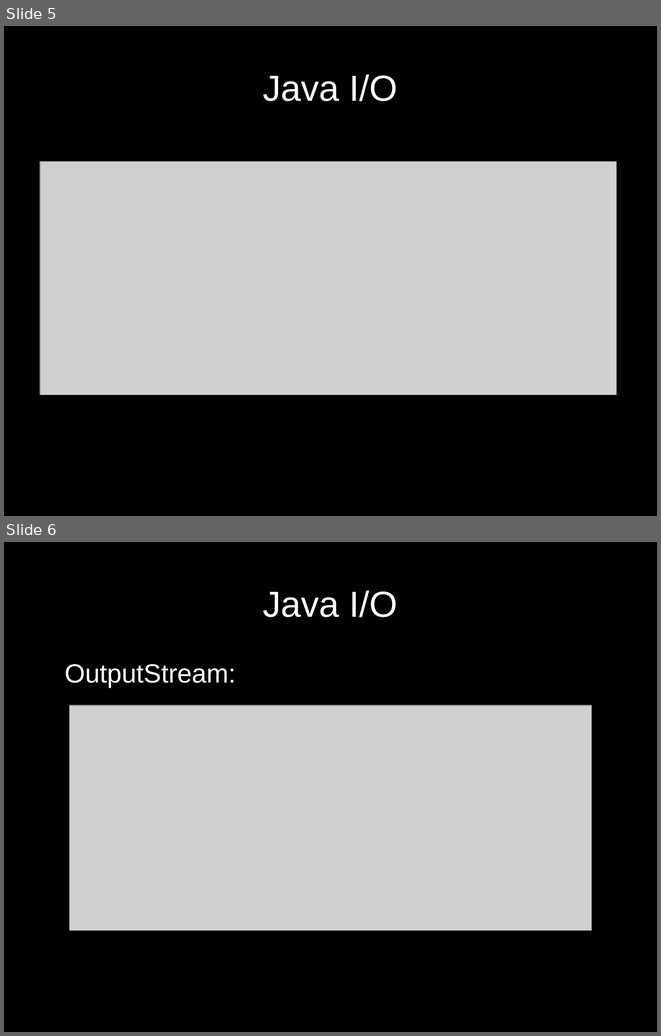
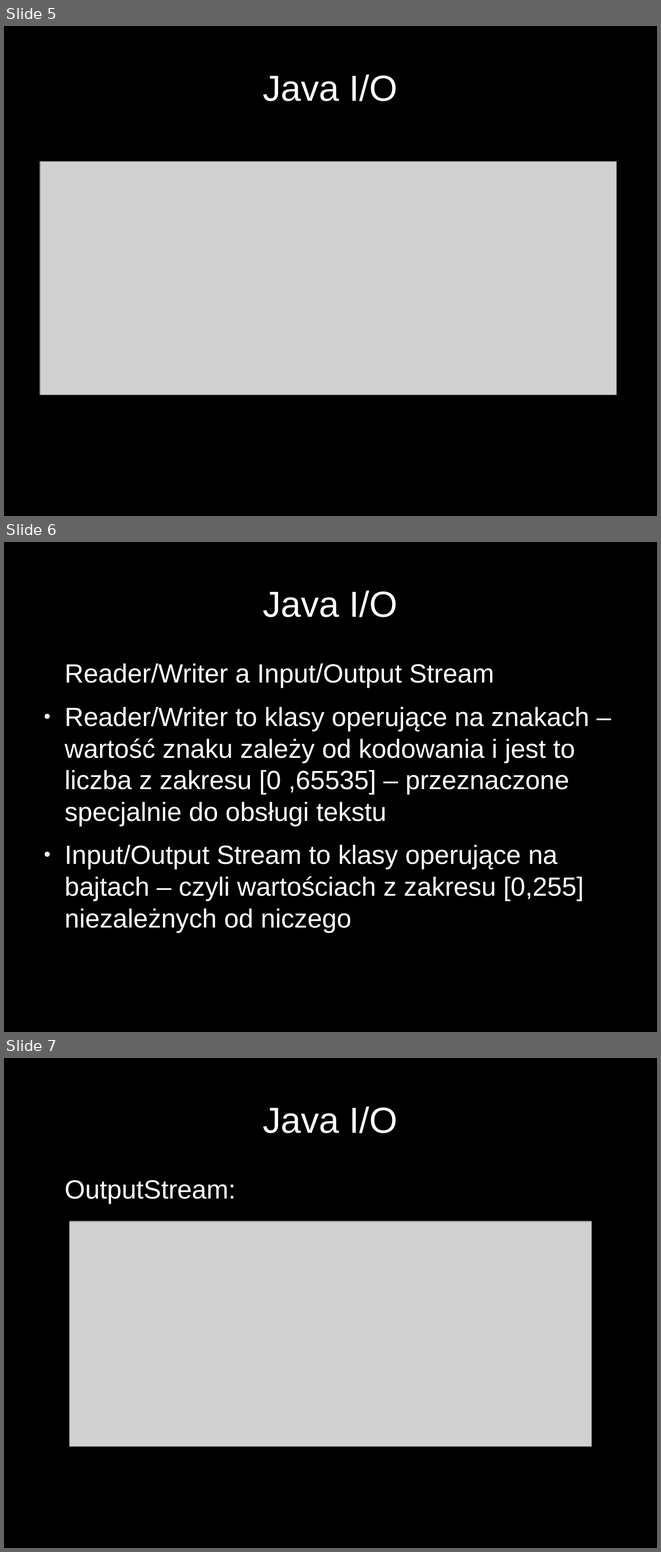
Before and after one commit to ptutak/Java-wyklady, a slide deck: src/piotr_tutak/IO-Wstęp.odp. Shown one above the other, each under a label of ours: slides 5 and 6 before the commit, slides 5, 6 and 7 after it. The pictures are 661x1036 and 661x1552 pixels, drawn with LibreOffice and Linux fonts; fonts in the diff are those of the drawing; grey boxes stand for pictures. Boxes give left, top, right and bottom in pixels: in the first picture for what was removed or moved away, otherwise in the second. Text is boxed around its words. In the diff, an @@ line names an element or a change of style, - is before the commit and + after.

Commit message:
reader writer a stream

```diff
--- a/src/piotr_tutak/IO-Wstęp.odp
+++ b/src/piotr_tutak/IO-Wstęp.odp
@@ slide 6 added at <box>4,542,657,1032</box>, background #000000 @@
@@ title added at <box>263,590,398,617</box>, 44 pt, text #FFFFFF @@
+Java I/O
@@ text added at <box>64,663,589,932</box>, 32 pt, text #FFFFFF @@
+Reader/Writer a Input/Output Stream
+● Reader/Writer to klasy operujące na znakach – wartość znaku zależy od kodowania i jest to liczba z zakresu [0 ,65535] – przeznaczone specjalnie do obsługi tekstu
+● Input/Output Stream to klasy operujące na bajtach – czyli wartościach z zakresu [0,255] niezależnych od niczego
@@ what was slide 6 is now slide 7 @@
```
